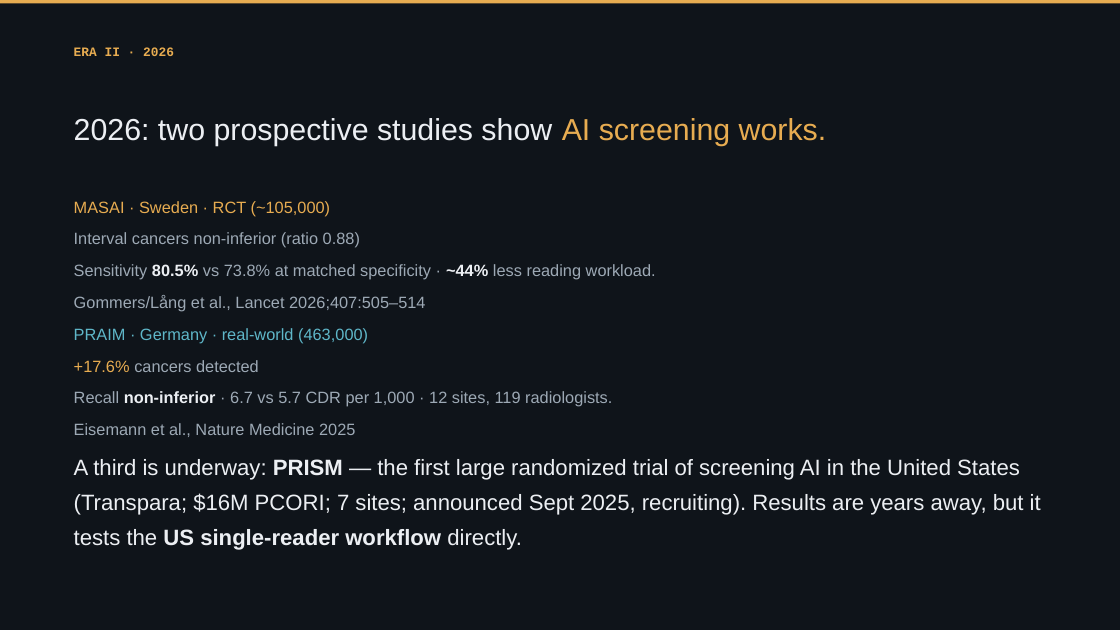
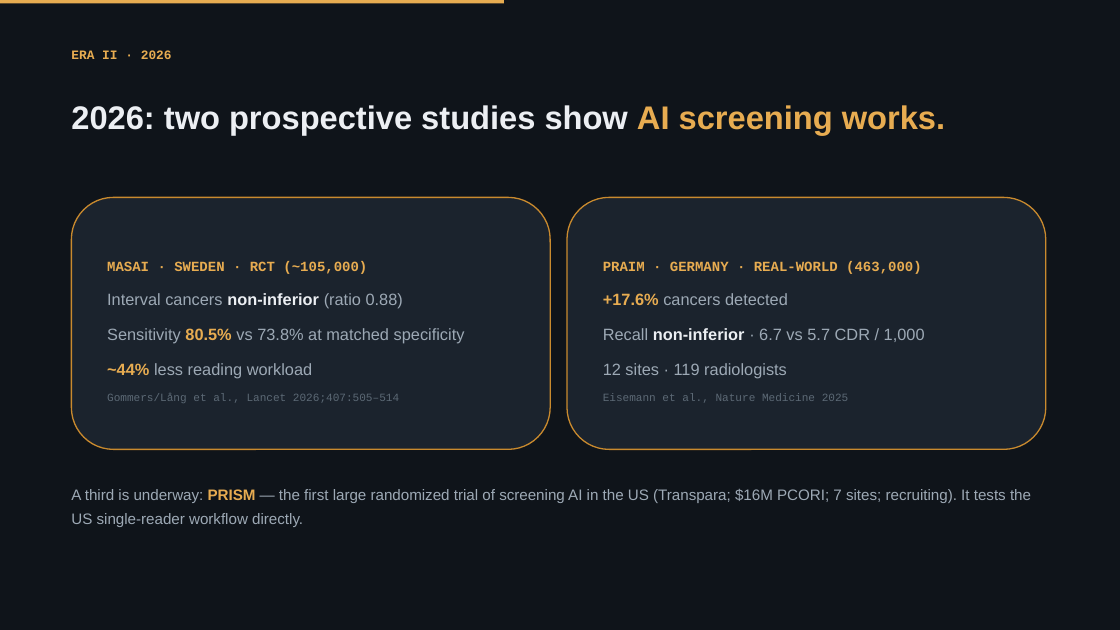
Before and after one commit to Emory-HITI/Mammo, a slide deck: slide 2 of keynote-iwbi-2026/pptx/sections/IWBI2026_Trivedi_02b_EraII_2026.pptx. Drawn at 1120x630 pixels with LibreOffice and Linux fonts; fonts in the diff are those of the drawing; background and template pictures are left out. Boxes give left, top, right and bottom in pixels: in the first picture for what was removed or moved away, otherwise in the second. Text is boxed around its words. In the diff, an @@ line names an element or a change of style, - is before the commit and + after.

```diff
--- a/keynote-iwbi-2026/pptx/sections/IWBI2026_Trivedi_02b_EraII_2026.pptx
+++ b/keynote-iwbi-2026/pptx/sections/IWBI2026_Trivedi_02b_EraII_2026.pptx
@@ rectangle: place and size @@
-rectangle at <box>0,0,1120,3</box>
+rectangle at <box>0,0,504,3</box>
@@ text "ERA II · 2026" at <box>71,50,172,59</box>: line spacing 1.28 to 1; less space between paragraphs @@
@@ text "2026: two prospective studies show ...": place and size @@
-text "2026: two prospective studies show ..." at <box>74,118,827,146</box>
+text "2026: two prospective studies show ..." at <box>71,105,945,135</box>
@@ text "2026: two prospective studies show ..." at <box>71,105,945,135</box>: size 26 to 28 pt, bold on; line spacing 1.06 to 1.12; less space between paragraphs @@
@@ rounded rectangle "MASAI · SWEDEN · RCT ...": place and size @@
-rounded rectangle "MASAI · SWEDEN · RCT ..." at <box>74,232,360,248</box>
+rounded rectangle "MASAI · SWEDEN · RCT ..." at <box>71,197,550,450</box>
@@ rounded rectangle "MASAI · SWEDEN · RCT ..." at <box>71,197,550,450</box>: vertical alignment top to middle; fill none to #1B232D; outline none to #C98A2E 1.1 pt @@
@@ text removed at <box>74,201,331,216</box> @@
-MASAI · Sweden · RCT (~105,000)
@@ rounded rectangle added at <box>567,197,1046,450</box>, fill #1B232D, outline #C98A2E 1.1 pt, 14 pt, text #9DA9B5 @@
+PRAIM · GERMANY · REAL-WORLD (463,000)
++17.6% cancers detected
+Recall non-inferior · 6.7 vs 5.7 CDR / 1,000
+12 sites · 119 radiologists
+Eisemann et al., Nature Medicine 2025
@@ text removed at <box>74,264,656,280</box> @@
-Sensitivity 80.5% vs 73.8% at matched specificity · ~44% less reading workload.
@@ text in rounded rectangle at <box>107,261,367,274</box>: paragraph added @@
+MASAI · SWEDEN · RCT (~105,000)
@@ text removed at <box>74,295,425,312</box> @@
-Gommers/Lång et al., Lancet 2026;407:505–514
@@ text in rounded rectangle at <box>107,293,403,309</box>: text colour #9DA9B5 to #ECEFF3, bold on in "non-inferior"; line spacing 1.28 to 1.3; more space between paragraphs @@
@@ text removed at <box>74,328,368,344</box> @@
-PRAIM · Germany · real-world (463,000)
@@ text in rounded rectangle at <box>107,328,465,403</box>: paragraphs added @@
+Sensitivity 80.5% vs 73.8% at matched specificity
+~44% less reading workload
+Gommers/Lång et al., Lancet 2026;407:505–514
@@ text removed at <box>74,360,259,372</box> @@
-+17.6% cancers detected
@@ text removed at <box>74,391,612,407</box> @@
-Recall non-inferior · 6.7 vs 5.7 CDR per 1,000 · 12 sites, 119 radiologists.
@@ text removed at <box>74,423,355,437</box> @@
-Eisemann et al., Nature Medicine 2025
@@ text at <box>71,489,1031,527</box>: text changed; size 19 to 13 pt; text colour #ECEFF3 to #9DA9B5 @@
-A third is underway: PRISM — the first large randomized trial of screening AI in the United States (Transpara; $16M PCORI; 7 sites; announced Sept 2025, recruiting). Results are years away, but it tests the US single-reader workflow directly.
+A third is underway: PRISM — the first large randomized trial of screening AI in the US (Transpara; $16M PCORI; 7 sites; recruiting). It tests the US single-reader workflow directly.
```
Also in this commit, not shown: 20 other slides changed, 1 other file.
